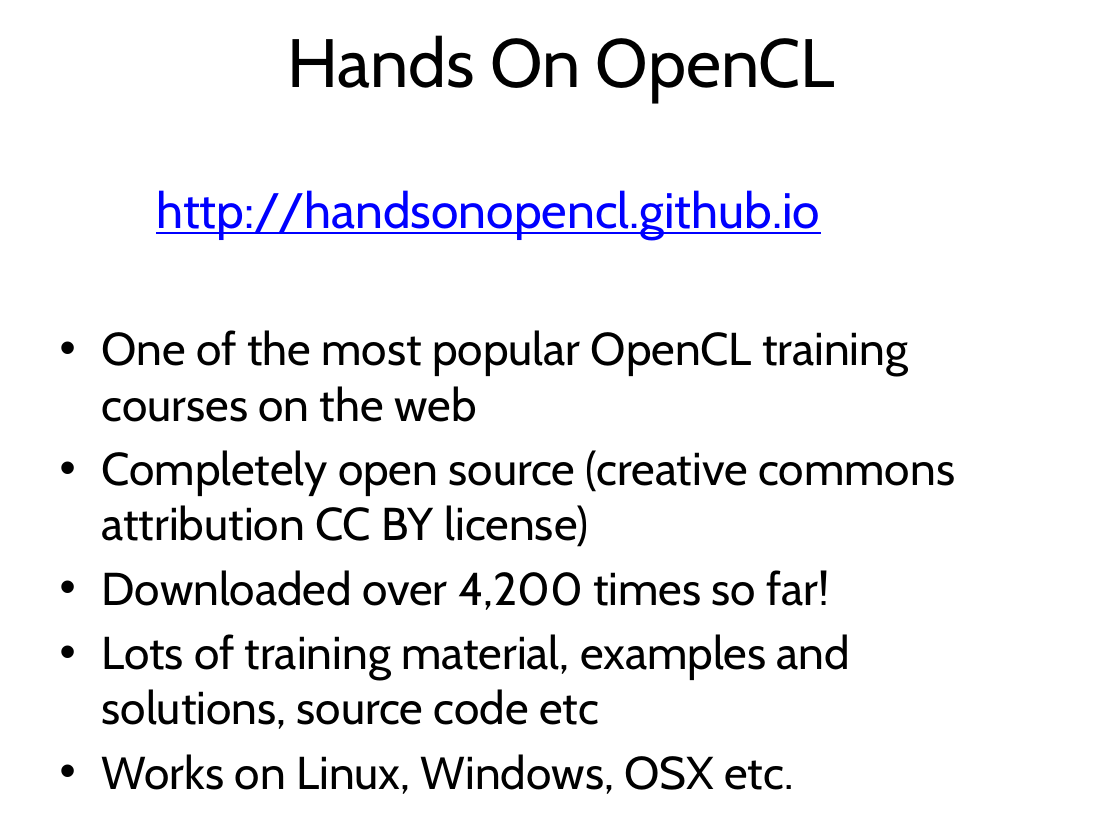
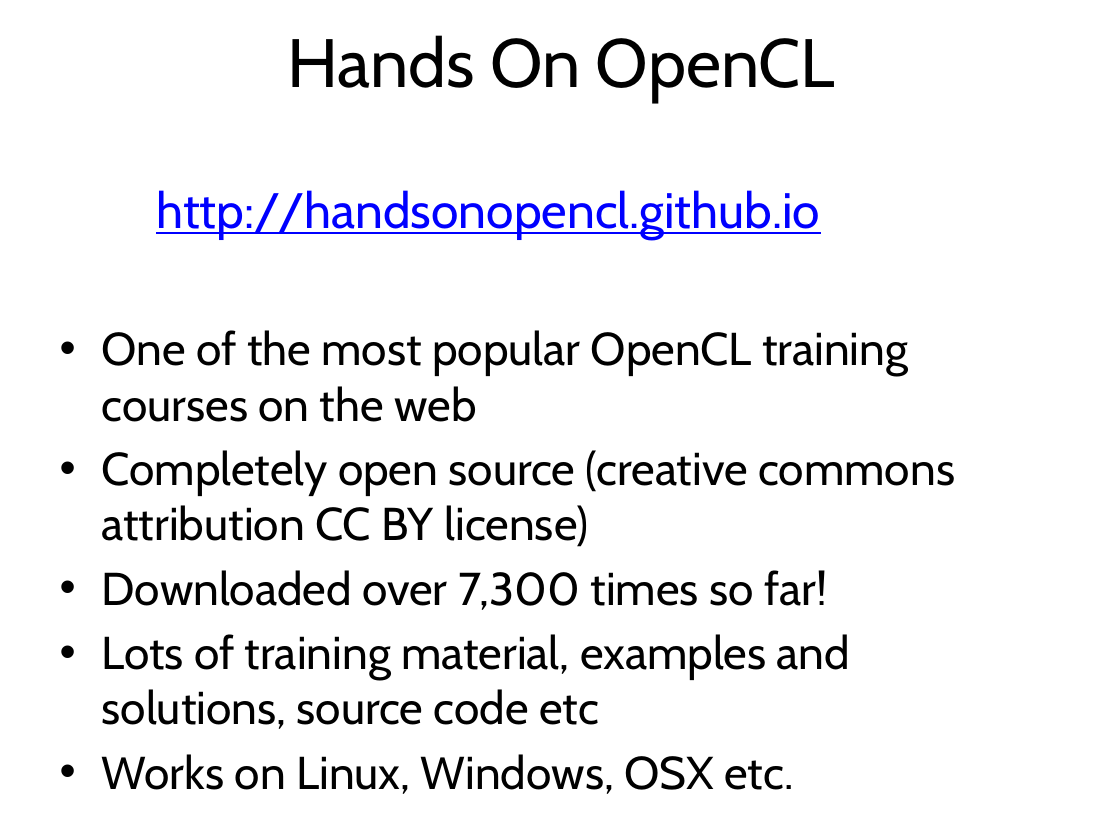
Before and after one commit to UoB-HPC/opencl-training-code, a slide deck: slide 11 of slides/advanced_outro.pptx. Drawn at 1120x840 pixels with LibreOffice and Linux fonts; fonts in the diff are those of the drawing. Boxes give left, top, right and bottom in pixels: in the first picture for what was removed or moved away, otherwise in the second. Text is boxed around its words. In the diff, an @@ line names an element or a change of style, - is before the commit and + after.

Commit message:
Updated outro for IWOCL 2016
Updated to OpenCL 2.1, SPIR-V, other relevant updates.

```diff
--- a/slides/advanced_outro.pptx
+++ b/slides/advanced_outro.pptx
@@ text at box(102, 570, 827, 610): text changed @@
-• Downloaded over 4,200 times so far!
+• Downloaded over 7,300 times so far!
```
Also in this commit, not shown: 8 other slides changed, 1 slide added, 1 slide removed.
